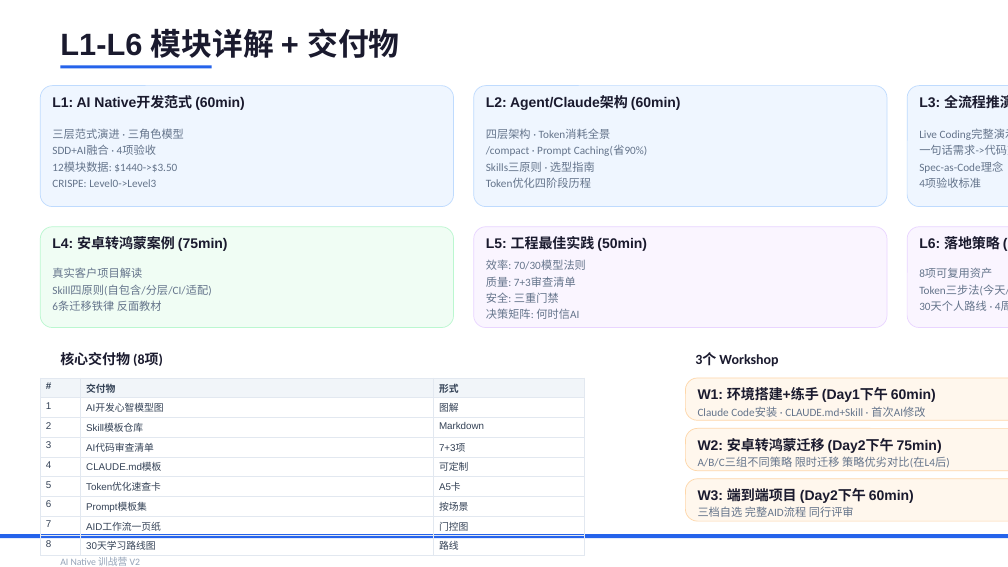
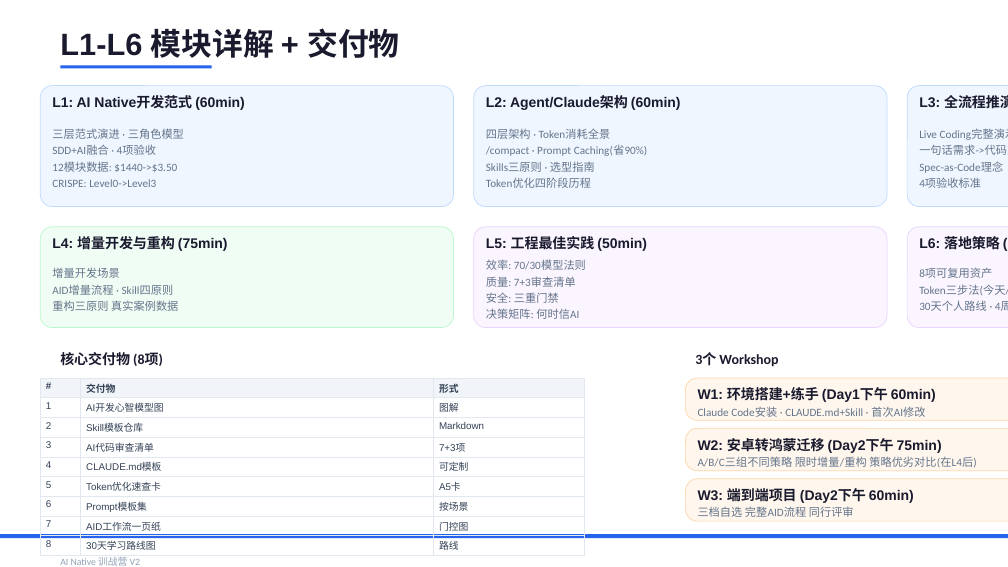
Before and after one commit to JungleTestLabs/ai-coding-training, a slide deck: slide 5 of docs/AI-Native-训战营-介绍与日程.pptx. Drawn at 1008x567 pixels with LibreOffice and Linux fonts; fonts in the diff are those of the drawing. Boxes give left, top, right and bottom in pixels: in the first picture for what was removed or moved away, otherwise in the second. Text is boxed around its words. In the diff, an @@ line names an element or a change of style, - is before the commit and + after.

Commit message:
docs: L4改为增量开发与重构 — 替代安卓转鸿蒙案例
L4 核心变化:
- 标题: 安卓转鸿蒙实战案例 → 增量开发与重构
- 内容: 迁移场景 → 增量开发+重构场景(更通用)
- 案例数据: 迁移Token优化 → opencalc增量迭代数据
- 新增重构三原则: 先测后改/一次一种/不改就回滚
- 反面教材: 迁移错误 → 增量开发常见错误(一次改太多/不做回归等)

Workshop 2: 迁移实操 → 增量重构实操
- A/B/C三组: 全量重写/增量修改/手工重构+AI辅助

同步更新: 课程大纲/README/HTML/PPTX

```diff
--- a/docs/AI-Native-训战营-介绍与日程.pptx
+++ b/docs/AI-Native-训战营-介绍与日程.pptx
@@ text at [52,236,228,251]: text changed @@
-L4: 安卓转鸿蒙案例 (75min)
+L4: 增量开发与重构 (75min)
@@ text at [52,267,178,311]: text changed @@
-真实客户项目解读
-Skill四原则(自包含/分层/CI/适配)
-6条迁移铁律 反面教材
+增量开发场景
+AID增量流程 · Skill四原则
+重构三原则 真实案例数据
@@ text at [698,456,976,467]: text changed @@
-A/B/C三组不同策略 限时迁移 策略优劣对比(在L4后)
+A/B/C三组不同策略 限时增量/重构 策略优劣对比(在L4后)
```
Also in this commit, not shown: 3 other slides changed, 3 other files.
